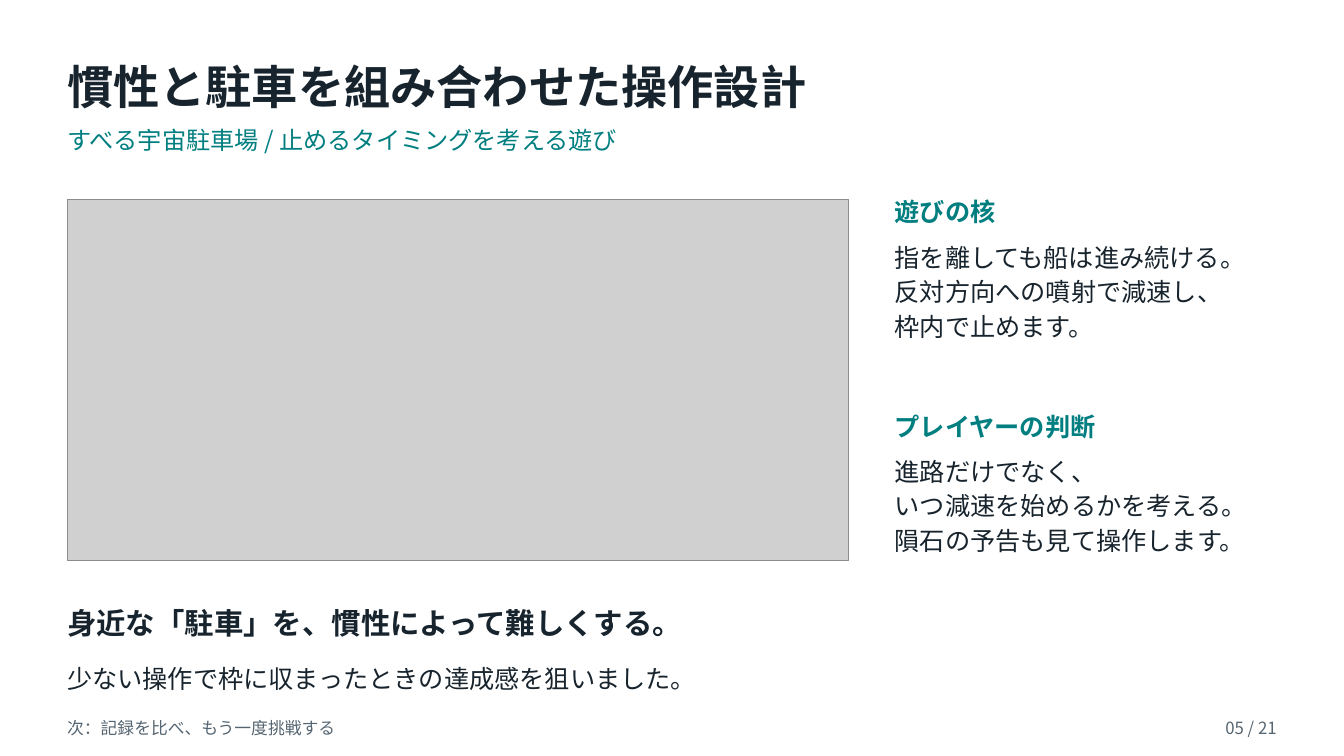
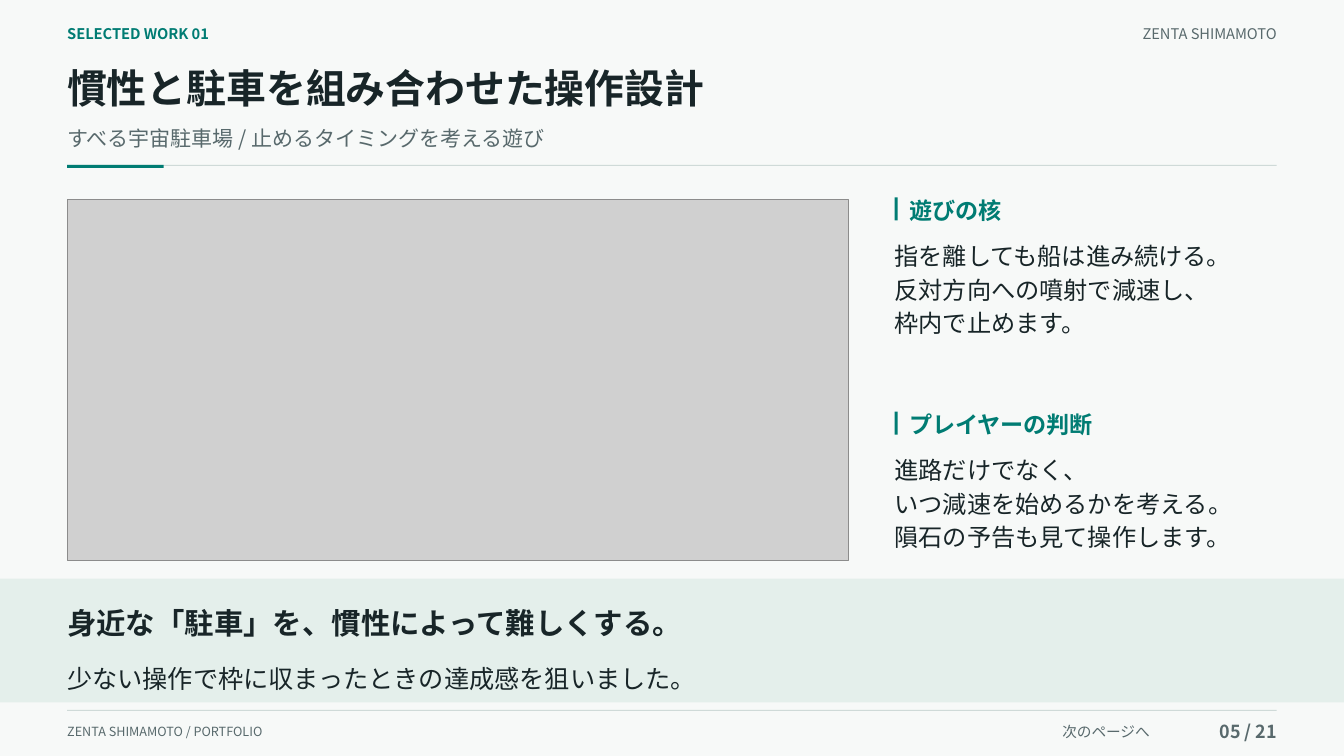
Before and after one commit to kuon-haruto/portfolio, a slide deck: slide 5 of documents/portfolio/島本善太_ポートフォリオ.pptx. Drawn at 1344x756 pixels with LibreOffice and Linux fonts; fonts in the diff are those of the drawing; grey boxes stand for pictures. Boxes give left, top, right and bottom in pixels: in the first picture for what was removed or moved away, otherwise in the second. Text is boxed around its words. In the diff, an @@ line names an element or a change of style, - is before the commit and + after.

```diff
--- a/documents/portfolio/島本善太_ポートフォリオ.pptx
+++ b/documents/portfolio/島本善太_ポートフォリオ.pptx
@@ background #FFFFFF to #F7F9F8 @@
@@ text added at bbox=[67, 28, 209, 39], 10.5 pt, text #007C73, bold @@
+SELECTED WORK 01
@@ text added at bbox=[1143, 28, 1277, 39], 10.5 pt, text #58696C @@
+ZENTA SHIMAMOTO
@@ text "慣性と駐車を組み合わせた操作設計" at bbox=[67, 69, 704, 107]: size 33 to 28.5 pt, text colour #18242D to #182528 @@
@@ text "すべる宇宙駐車場 / 止めるタイミングを考える遊び" at bbox=[67, 128, 544, 148]: size 17.2 to 15 pt, text colour #007E80 to #58696C @@
@@ rectangle added at bbox=[68, 165, 1277, 166], fill #CFDAD8 @@
@@ rectangle added at bbox=[68, 165, 164, 168], fill #007C73 @@
@@ rectangle added at bbox=[895, 198, 898, 221], fill #007C73 @@
@@ text "遊びの核" at bbox=[909, 199, 1001, 221]: size 18 to 16.5 pt, text colour #007E80 to #007C73 @@
@@ text "遊びの核": place and size @@
-text "遊びの核" at bbox=[895, 199, 996, 224]
+text "遊びの核" at bbox=[909, 199, 1001, 221]
@@ text "指を離しても船は進み続ける。" at bbox=[895, 244, 1232, 334]: size 18 to 17.2 pt, text colour #18242D to #182528 @@
@@ rectangle added at bbox=[895, 411, 898, 435], fill #007C73 @@
@@ text "プレイヤーの判断": place and size @@
-text "プレイヤーの判断" at bbox=[895, 414, 1096, 439]
+text "プレイヤーの判断" at bbox=[909, 413, 1092, 435]
@@ text "プレイヤーの判断" at bbox=[909, 413, 1092, 435]: size 18 to 16.5 pt, text colour #007E80 to #007C73 @@
@@ text "進路だけでなく、" at bbox=[895, 458, 1233, 548]: size 18 to 17.2 pt, text colour #18242D to #182528 @@
@@ rectangle added at bbox=[0, 579, 1344, 703], fill #E4EFEB @@
@@ text "身近な「駐車」を、慣性によって難しくする。" at bbox=[67, 609, 682, 637]: text colour #18242D to #182528 @@
@@ text "少ない操作で枠に収まったときの達成感を狙いました。" at bbox=[67, 667, 696, 690]: text colour #18242D to #182528 @@
@@ rectangle added at bbox=[68, 710, 1277, 711], fill #CFDAD8 @@
@@ text "05 / 21" at bbox=[1220, 724, 1277, 738]: size 12 to 12.8 pt, text colour #556571 to #58696C, bold on @@
@@ text removed at bbox=[67, 720, 335, 736] @@
-次：記録を比べ、もう一度挑戦する
@@ text added at bbox=[67, 726, 263, 736], 9 pt, text #58696C @@
+ZENTA SHIMAMOTO / PORTFOLIO
@@ text added at bbox=[1062, 725, 1149, 738], 10.5 pt, text #58696C @@
+次のページへ
```
Also in this commit, not shown: 20 other slides changed, 3 other files.
